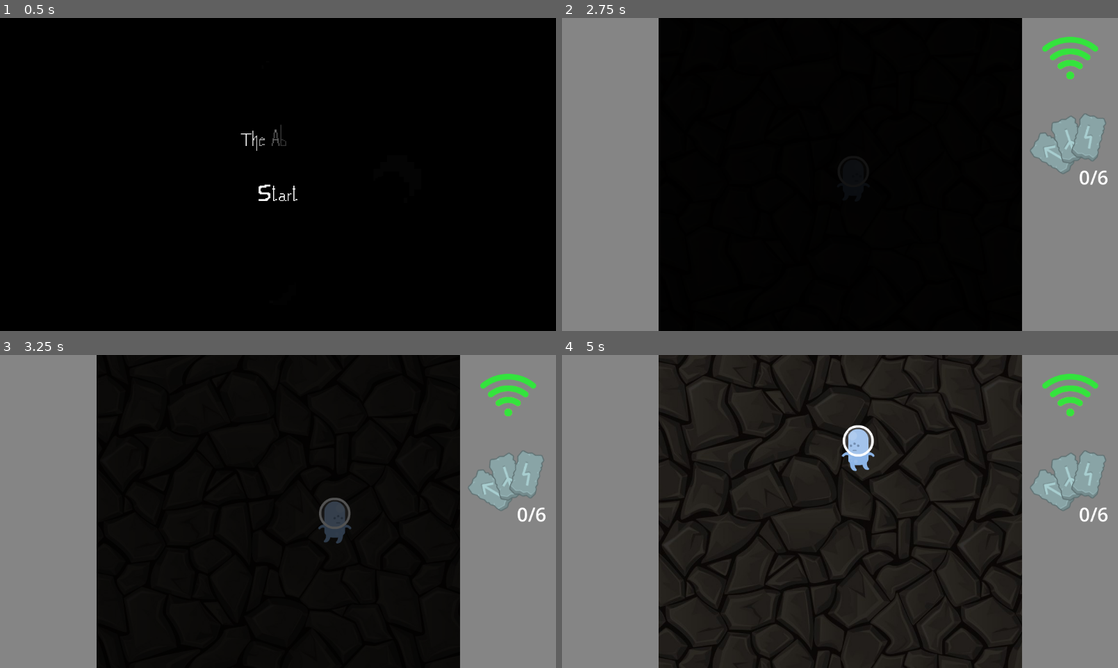
Above: before the commit, frames 1-4 (two rows, left to right).
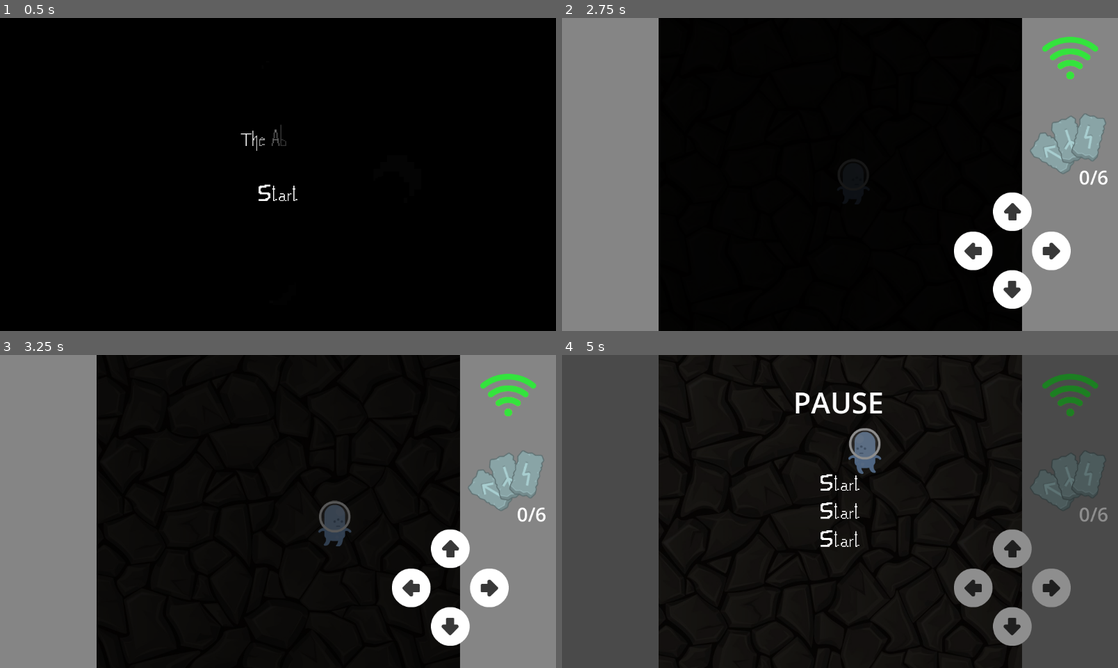
Above: after the commit, the same moments.

Repository: ManuelOteroFernandez/LudumDate55
Game: Godot game, scene res://Menus/SceneManager.tscn
Two runs of this game, one before a commit and one after it. Both use one fixed random seed, a clock stepped at 60 frames per second and the inputs below.
Inputs (mouse positions are in pixels of both pictures, inside the frame that each line leads up to):
- Up to frame 1 (0.5 s): no input
- Up to frame 2 (2.75 s): click (840, 193) at 0.5 s; move the mouse to (962, 158) at 1.27 s; hold Right (ui_right) 1.28-2.03 s; move the mouse to (728, 190) at 2.02 s; hold Down (ui_down) from 2.03 s (still down)
- Up to frame 3 (3.25 s): move the mouse to (533, 514) at 2.77 s; release Down (ui_down) at 2.78 s; hold Right (ui_right) from 2.78 s (still down)
- Up to frame 4 (5 s): move the mouse to (812, 574) at 3.52 s; release Right (ui_right) at 3.53 s; hold Up (ui_up) 3.53-4.28 s; move the mouse to (1006, 558) at 4.27 s; hold Left (ui_left) from 4.28 s (still down); tap P (ui_pause, bound only after the commit) at 4.9 s

Frame 1 is identical in both runs. In frame 2, 2.8% of the frame differs, in the area x 70-92%, y 55-93%; in frame 3, 3.1%; in frame 4, 39%, in the area x 0-100%, y 0-100%.

Commit message:
Pause menu

Diff:
--- /dev/null
+++ b/UI/pauseScreen.gd
@@ -0,0 +1,22 @@
+extends CanvasLayer
+
+@onready var audioS = $botonSonHover
+
+
+
+func _on_mouse_entered():
+	audioS.play()
+
+
+func _on_btn_exit_pressed():
+	get_tree().quit()
+
+
+func _on_btn_restart_pressed():
+	pass
+	#TODO Hay que modificar scenemanager
+	#get_tree().reload_current_scene()
+
+
+func _on_btn_resume_pressed():
+	Global.pause()
--- /dev/null
+++ b/UI/pauseScreen.tscn
@@ -0,0 +1,100 @@
+[gd_scene load_steps=7 format=3 uid="uid://dg5r61xwo2xy0"]
+
+[ext_resource type="Script" path="res://UI/pauseScreen.gd" id="1_22ylo"]
+[ext_resource type="Texture2D" uid="uid://bn232vq7slfw" path="res://Menus/start-normal.png" id="1_xrs3u"]
+[ext_resource type="Texture2D" uid="uid://c6782jn5m7h4y" path="res://Menus/start-hover.png" id="2_bnj2n"]
+[ext_resource type="Texture2D" uid="uid://v04tmu2ql43q" path="res://Character/alienBlue_swim2.png" id="3_62b2j"]
+[ext_resource type="Texture2D" uid="uid://c10eh7q0efwck" path="res://Menus/particulilla.png" id="3_oybfs"]
+[ext_resource type="AudioStream" uid="uid://bygwkp83oqqaw" path="res://Sounds/UI_button05.wav" id="4_7mgxd"]
+
+[node name="PauseScreen" type="CanvasLayer"]
+process_mode = 3
+script = ExtResource("1_22ylo")
+
+[node name="botonSonHover" type="AudioStreamPlayer" parent="."]
+stream = ExtResource("4_7mgxd")
+
+[node name="ColorRect" type="ColorRect" parent="."]
+anchors_preset = 15
+anchor_right = 1.0
+anchor_bottom = 1.0
+grow_horizontal = 2
+grow_vertical = 2
+color = Color(0, 0, 0, 0.443137)
+
+[node name="RichTextLabel" type="RichTextLabel" parent="."]
+anchors_preset = 5
+anchor_left = 0.5
+anchor_right = 0.5
+offset_left = -97.0
+offset_top = 56.0
+offset_right = 101.0
+offset_bottom = 148.0
+grow_horizontal = 2
+theme_override_font_sizes/normal_font_size = 60
+theme_override_font_sizes/bold_font_size = 60
+text = "PAUSE"
+
+[node name="VBoxContainer" type="VBoxContainer" parent="."]
+anchors_preset = 8
+anchor_left = 0.5
+anchor_top = 0.5
+anchor_right = 0.5
+anchor_bottom = 0.5
+offset_left = -74.0
+offset_top = -85.0
+offset_right = 74.0
+offset_bottom = 85.0
+grow_horizontal = 2
+grow_vertical = 2
+
+[node name="btnResume" type="TextureButton" parent="VBoxContainer"]
+custom_minimum_size = Vector2(120, 32)
+layout_mode = 2
+texture_normal = ExtResource("1_xrs3u")
+texture_hover = ExtResource("2_bnj2n")
+
+[node name="TouchScreenButton" type="TouchScreenButton" parent="VBoxContainer/btnResume"]
+modulate = Color(1, 1, 1, 0)
+position = Vector2(-102, -3.05176e-05)
+scale = Vector2(0.828125, 0.6875)
+texture_normal = ExtResource("3_62b2j")
+visibility_mode = 1
+
+[node name="btnRestart" type="TextureButton" parent="VBoxContainer"]
+custom_minimum_size = Vector2(120, 32)
+layout_mode = 2
+texture_normal = ExtResource("1_xrs3u")
+texture_hover = ExtResource("2_bnj2n")
+
+[node name="TouchScreenButton" type="TouchScreenButton" parent="VBoxContainer/btnRestart"]
+visible = false
+modulate = Color(1, 1, 1, 0)
+position = Vector2(23, -1.14441e-05)
+scale = Vector2(14.8571, 8.14286)
+texture_normal = ExtResource("3_oybfs")
+visibility_mode = 1
+
+[node name="btnExit" type="TextureButton" parent="VBoxContainer"]
+custom_minimum_size = Vector2(120, 32)
+layout_mode = 2
+texture_normal = ExtResource("1_xrs3u")
+texture_hover = ExtResource("2_bnj2n")
+
+[node name="TouchScreenButton" type="TouchScreenButton" parent="VBoxContainer/btnExit"]
+visible = false
+modulate = Color(1, 1, 1, 0)
+position = Vector2(23, -1.14441e-05)
+scale = Vector2(14.8571, 8.14286)
+texture_normal = ExtResource("3_oybfs")
+visibility_mode = 1
+
+[connection signal="mouse_entered" from="VBoxContainer/btnResume" to="." method="_on_mouse_entered"]
+[connection signal="pressed" from="VBoxContainer/btnResume" to="." method="_on_btn_resume_pressed"]
+[connection signal="pressed" from="VBoxContainer/btnResume/TouchScreenButton" to="." method="_on_btn_resume_pressed"]
+[connection signal="mouse_entered" from="VBoxContainer/btnRestart" to="." method="_on_mouse_entered"]
+[connection signal="pressed" from="VBoxContainer/btnRestart" to="." method="_on_btn_restart_pressed"]
+[connection signal="pressed" from="VBoxContainer/btnRestart/TouchScreenButton" to="." method="_on_btn_restart_pressed"]
+[connection signal="mouse_entered" from="VBoxContainer/btnExit" to="." method="_on_mouse_entered"]
+[connection signal="pressed" from="VBoxContainer/btnExit" to="." method="_on_btn_exit_pressed"]
+[connection signal="pressed" from="VBoxContainer/btnExit/TouchScreenButton" to="." method="_on_btn_exit_pressed"]
--- a/game.tscn
+++ b/game.tscn
@@ -15,7 +15,7 @@
 [ext_resource type="AudioStream" uid="uid://b5ortpwqpxjhc" path="res://Sounds/powerUp2.ogg" id="13_fnrrp"]
 [ext_resource type="AudioStream" uid="uid://bg6nihipqj2ex" path="res://Music/Phantasmal Platforms.mp3" id="13_k1g3t"]
 
-[node name="Node2D" type="Node2D"]
+[node name="Game" type="Node2D"]
 texture_repeat = 2
 
 [node name="Background" parent="." instance=ExtResource("1_aa7fl")]
--- a/global.gd
+++ b/global.gd
@@ -11,6 +11,8 @@
 
 const runesToWin = 6
 
+const pauseScreenScene = preload("res://UI/pauseScreen.tscn")
+var _pauseScreenInstance:Node
 var _runesCollected = 0
 func collect_rune():
 	_runesCollected += 1
@@ -20,3 +22,21 @@
 
 func get_runes_collected():
 	return _runesCollected
+
+func _ready():
+	process_mode = Node.PROCESS_MODE_ALWAYS
+
+func _process(_delta):
+	if Input.is_action_just_pressed("ui_pause"):
+		pause()
+
+func pause():
+	var currentScene = get_tree().current_scene.find_child("Game",true,false)
+	if  currentScene:
+		var isPaused = get_tree().paused
+		get_tree().paused = not isPaused
+		if not isPaused:
+			_pauseScreenInstance = pauseScreenScene.instantiate()
+			currentScene.add_child(_pauseScreenInstance)
+		elif _pauseScreenInstance:
+			_pauseScreenInstance.queue_free()
--- a/project.godot
+++ b/project.godot
@@ -73,6 +73,17 @@
 , Object(InputEventKey,"resource_local_to_scene":false,"resource_name":"","device":-1,"window_id":0,"alt_pressed":false,"shift_pressed":false,"ctrl_pressed":false,"meta_pressed":false,"pressed":false,"keycode":0,"physical_keycode":83,"key_label":0,"unicode":115,"echo":false,"script":null)
 ]
 }
+ui_pause={
+"deadzone": 0.5,
+"events": [Object(InputEventJoypadButton,"resource_local_to_scene":false,"resource_name":"","device":-1,"button_index":6,"pressure":0.0,"pressed":true,"script":null)
+, Object(InputEventKey,"resource_local_to_scene":false,"resource_name":"","device":-1,"window_id":0,"alt_pressed":false,"shift_pressed":false,"ctrl_pressed":false,"meta_pressed":false,"pressed":false,"keycode":0,"physical_keycode":80,"key_label":0,"unicode":112,"echo":false,"script":null)
+, Object(InputEventKey,"resource_local_to_scene":false,"resource_name":"","device":-1,"window_id":0,"alt_pressed":false,"shift_pressed":false,"ctrl_pressed":false,"meta_pressed":false,"pressed":false,"keycode":0,"physical_keycode":4194305,"key_label":0,"unicode":0,"echo":false,"script":null)
+]
+}
+
+[input_devices]
+
+pointing/emulate_touch_from_mouse=true
 
 [rendering]
 
